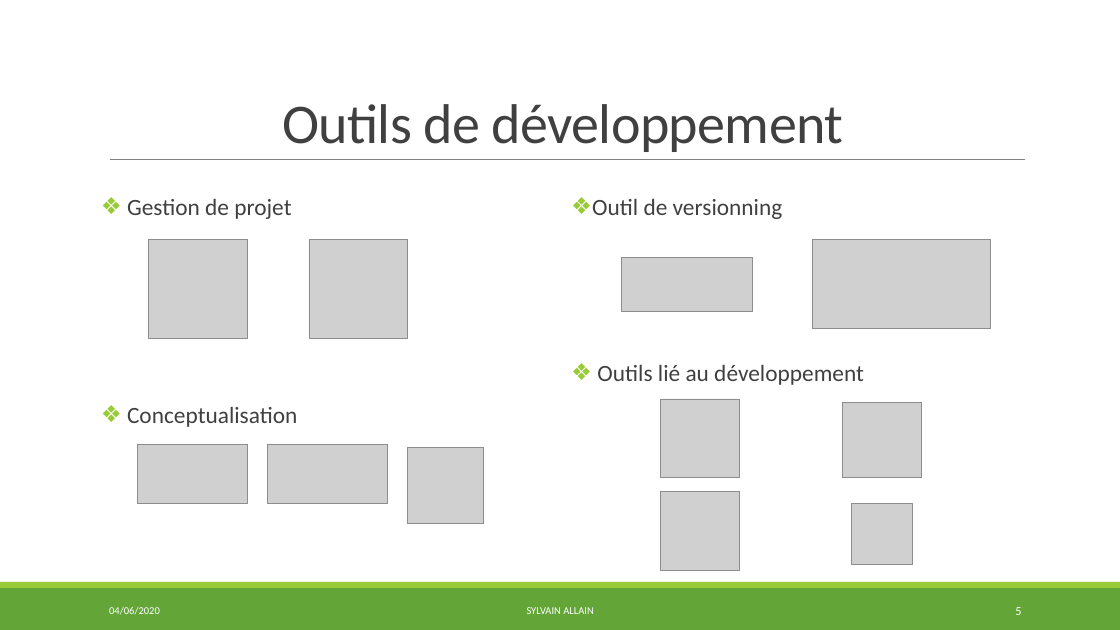
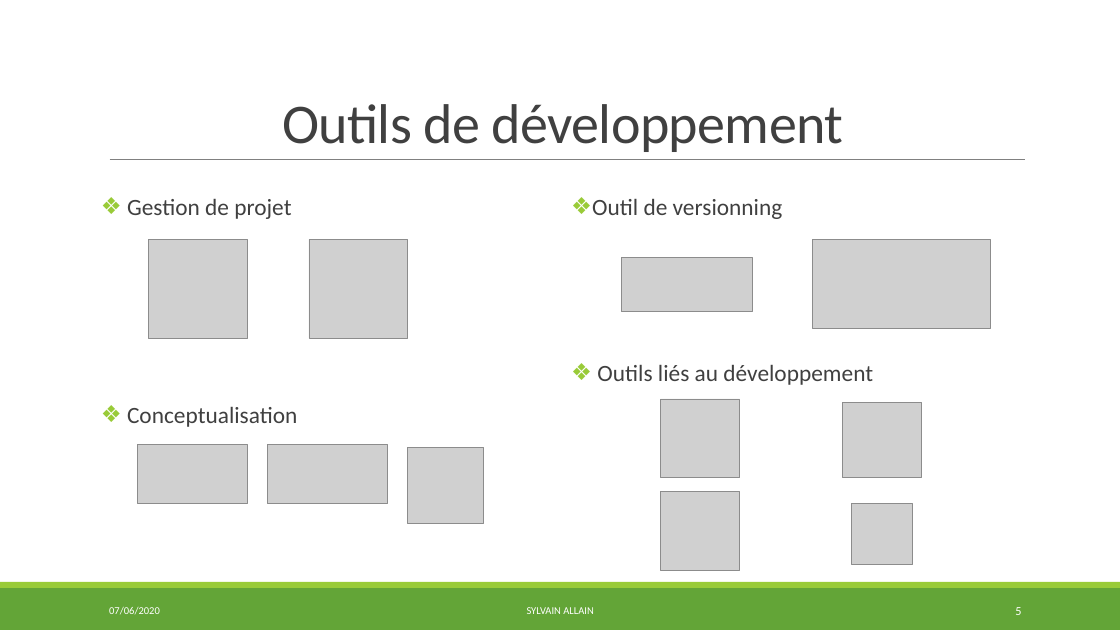
Before and after one commit to S2LF/ProjetPro, a slide deck: slide 5 of ProjetTof’Box.pptx. Drawn at 1120x630 pixels with LibreOffice and Linux fonts; fonts in the diff are those of the drawing; grey boxes stand for pictures. Boxes give left, top, right and bottom in pixels: in the first picture for what was removed or moved away, otherwise in the second. Text is boxed around its words. In the diff, an @@ line names an element or a change of style, - is before the commit and + after.

```diff
--- a/ProjetTof’Box.pptx
+++ b/ProjetTof’Box.pptx
@@ text at bbox=[597, 365, 873, 385]: text changed @@
-❖ Outils lié au développement
+❖ Outils liés au développement
@@ text at bbox=[109, 607, 160, 614]: text changed @@
-04/06/2020
+07/06/2020
```
Also in this commit, not shown: 28 other slides changed, 3 other files.
